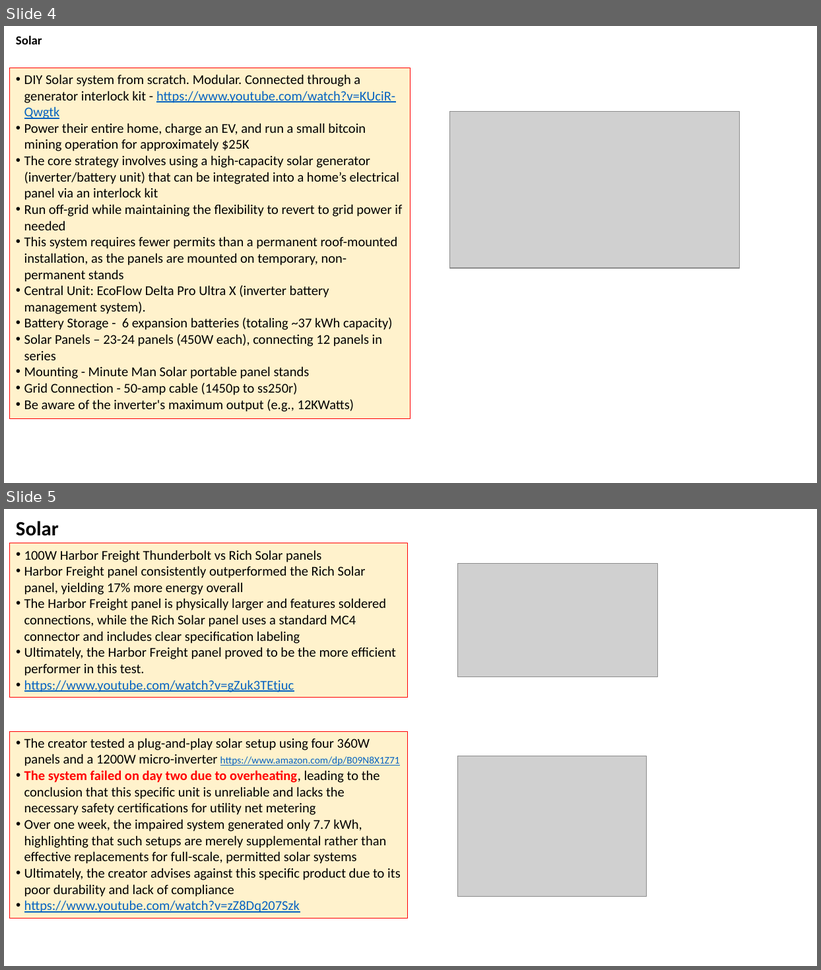
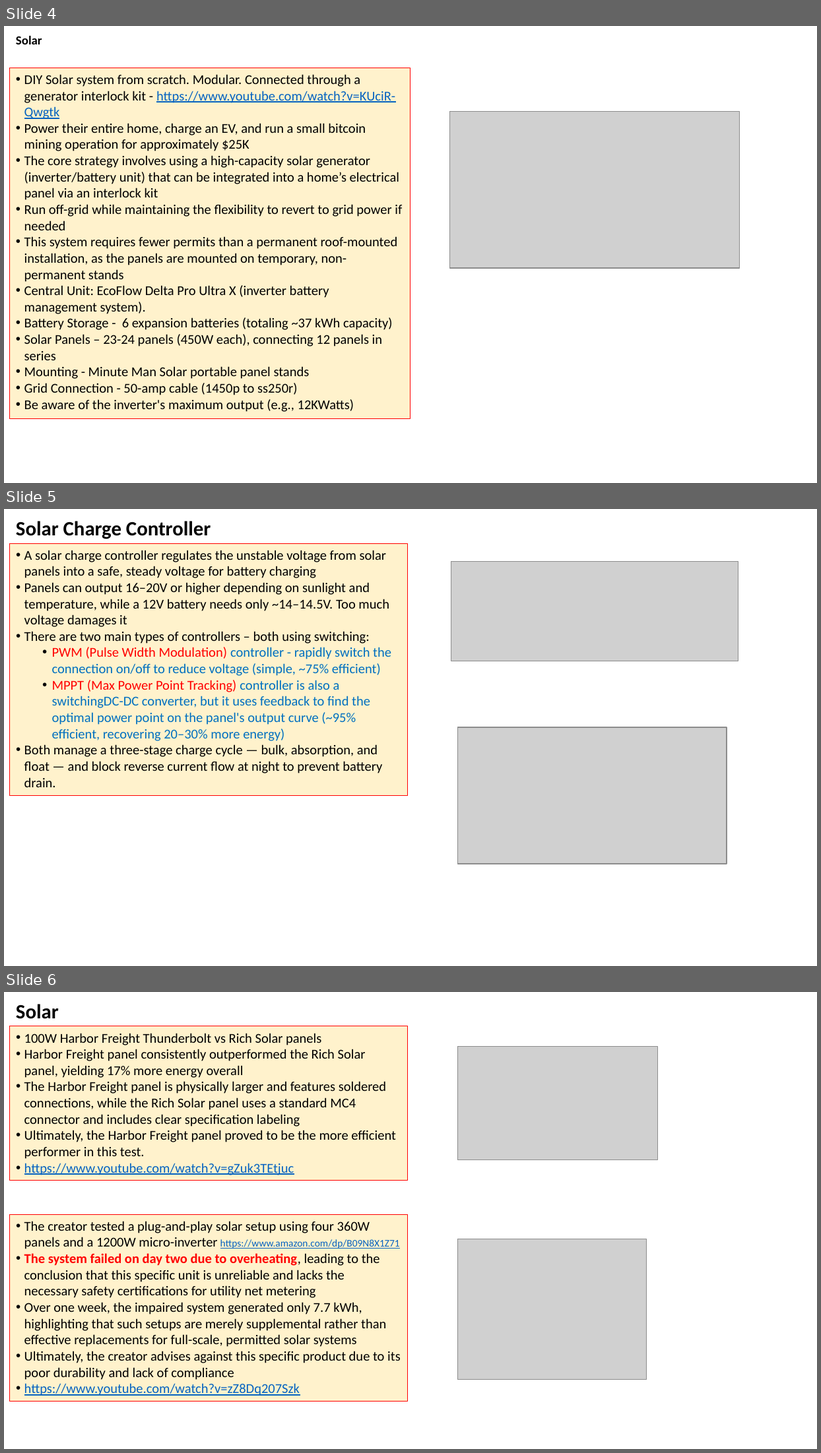
Before and after one commit to lselector/misc_farm, a slide deck: solar.pptx. Shown one above the other, each under a label of ours: slides 4 and 5 before the commit, slides 4, 5 and 6 after it. The pictures are 821x970 and 821x1453 pixels, drawn with LibreOffice and Linux fonts; fonts in the diff are those of the drawing; grey boxes stand for pictures. Boxes give left, top, right and bottom in pixels: in the first picture for what was removed or moved away, otherwise in the second. Text is boxed around its words. In the diff, an @@ line names an element or a change of style, - is before the commit and + after.

```diff
--- a/solar.pptx
+++ b/solar.pptx
@@ slide 5 added at (4,509,817,966), background #FFFFFF @@
@@ text added at (16,521,211,539), 18 pt, text #000000, bold @@
+Solar Charge Controller
@@ rectangle added at (10,543,407,795), fill #FFF2CC, outline #FF0000 0.56 pt, 12 pt, text #000000 @@
+• A solar charge controller regulates the unstable voltage from solar panels into a safe, steady voltage for battery charging
+• Panels can output 16–20V or higher depending on sunlight and temperature, while a 12V battery needs only ~14–14.5V. Too much voltage damages it
+• There are two main types of controllers – both using switching:
+• PWM (Pulse Width Modulation) controller - rapidly switch the connection on/off to reduce voltage (simple, ~75% efficient)
+• MPPT (Max Power Point Tracking) controller is also a switchingDC-DC converter, but it uses feedback to find the optimal power point on the panel's output curve (~95% efficient, recovering 20–30% more energy)
+• Both manage a three-stage charge cycle — bulk, absorption, and float — and block reverse current flow at night to prevent battery drain.
@@ picture added at (451,561,738,661) @@
@@ picture added at (457,727,727,864) @@
@@ what was slide 5 is now slide 6 @@
```
Also in this commit, not shown: 3 slides changed, 1 other slide added.
